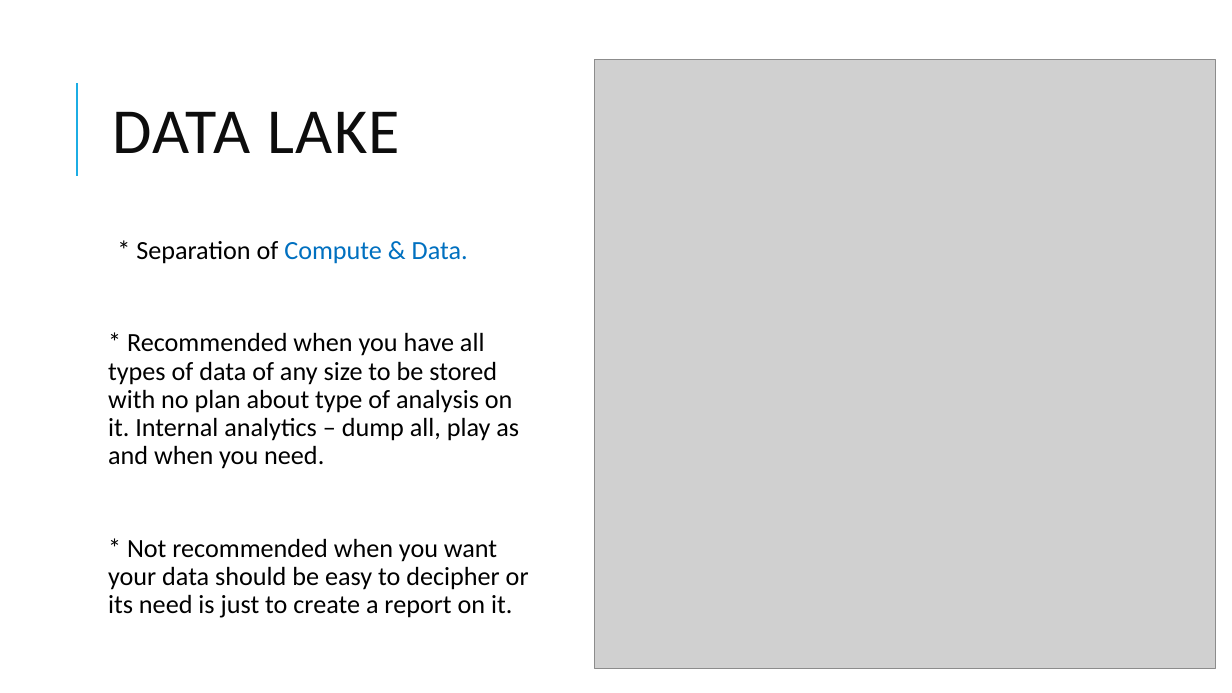
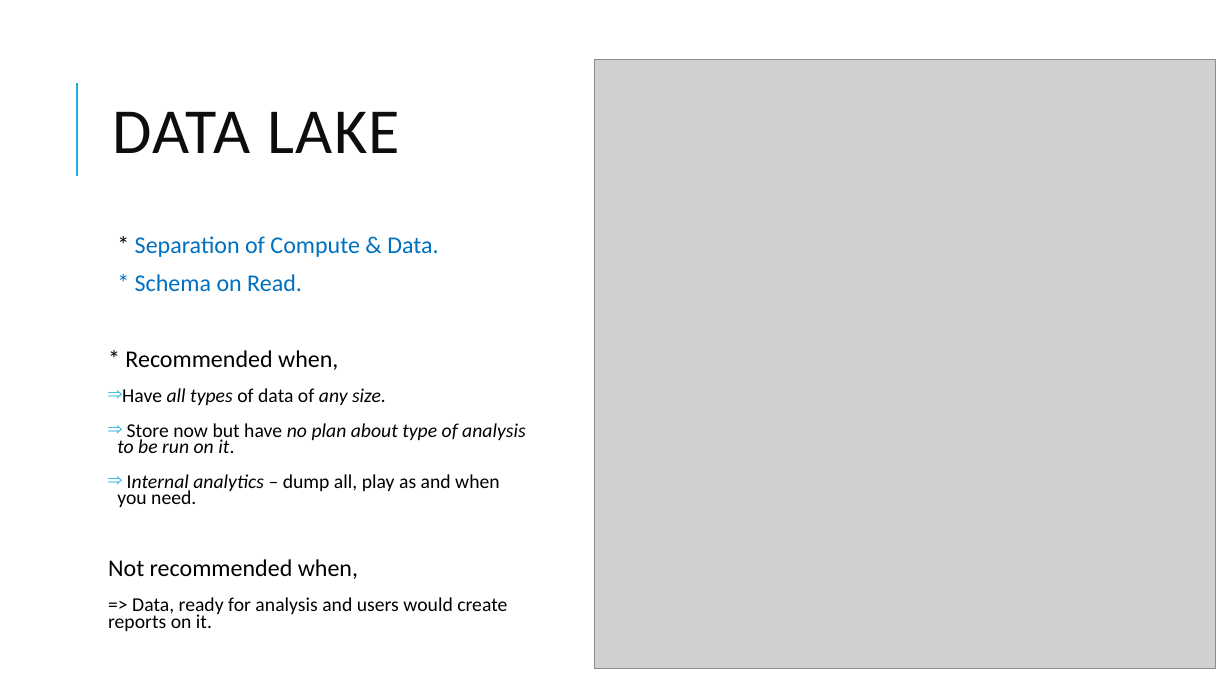
Before and after one commit to dinesarun/common, a slide deck: slide 9 of sessions/GAB 2021/Choosing right Data Service.pptx (slide 11 before the commit). Drawn at 1232x693 pixels with LibreOffice and Linux fonts; fonts in the diff are those of the drawing; grey boxes stand for pictures. Boxes give left, top, right and bottom in pixels: in the first picture for what was removed or moved away, otherwise in the second. Text is boxed around its words. In the diff, an @@ line names an element or a change of style, - is before the commit and + after.

```diff
--- a/sessions/GAB 2021/Choosing right Data Service.pptx
+++ b/sessions/GAB 2021/Choosing right Data Service.pptx
@@ text at (x1=135, y1=236, x2=438, y2=257): size 20.4 to 18.7 pt in "* Separation of Compute & Data."; text colour #000000 to #0070C0 in "Separation of"; line spacing 0.9 to 0.7 @@
@@ text at (x1=108, y1=274, x2=525, y2=631): text changed; size 20.4 to 15.3 pt @@
-* Recommended when you have all types of data of any size to be stored with no plan about type of analysis on it. Internal analytics – dump all, play as and when you need.
-* Not recommended when you want your data should be easy to decipher or its need is just to create a report on it.
+  * Schema on Read.
+* Recommended when,
+⇒ Have all types of data of any size.
+⇒ Store now but have no plan about type of analysis to be run on it.
+⇒ Internal analytics – dump all, play as and when you need.
+Not recommended when,
+=> Data, ready for analysis and users would create reports on it.
```
Also in this commit, not shown: 12 other slides changed, 5 slides added, 2 slides removed.
